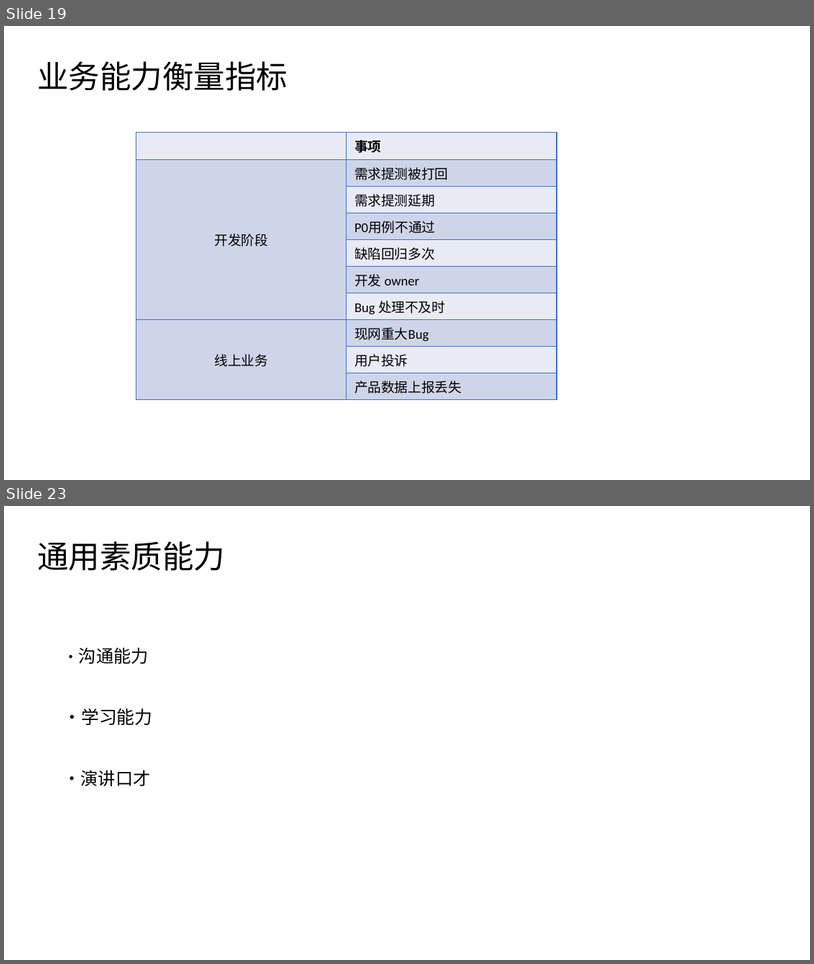
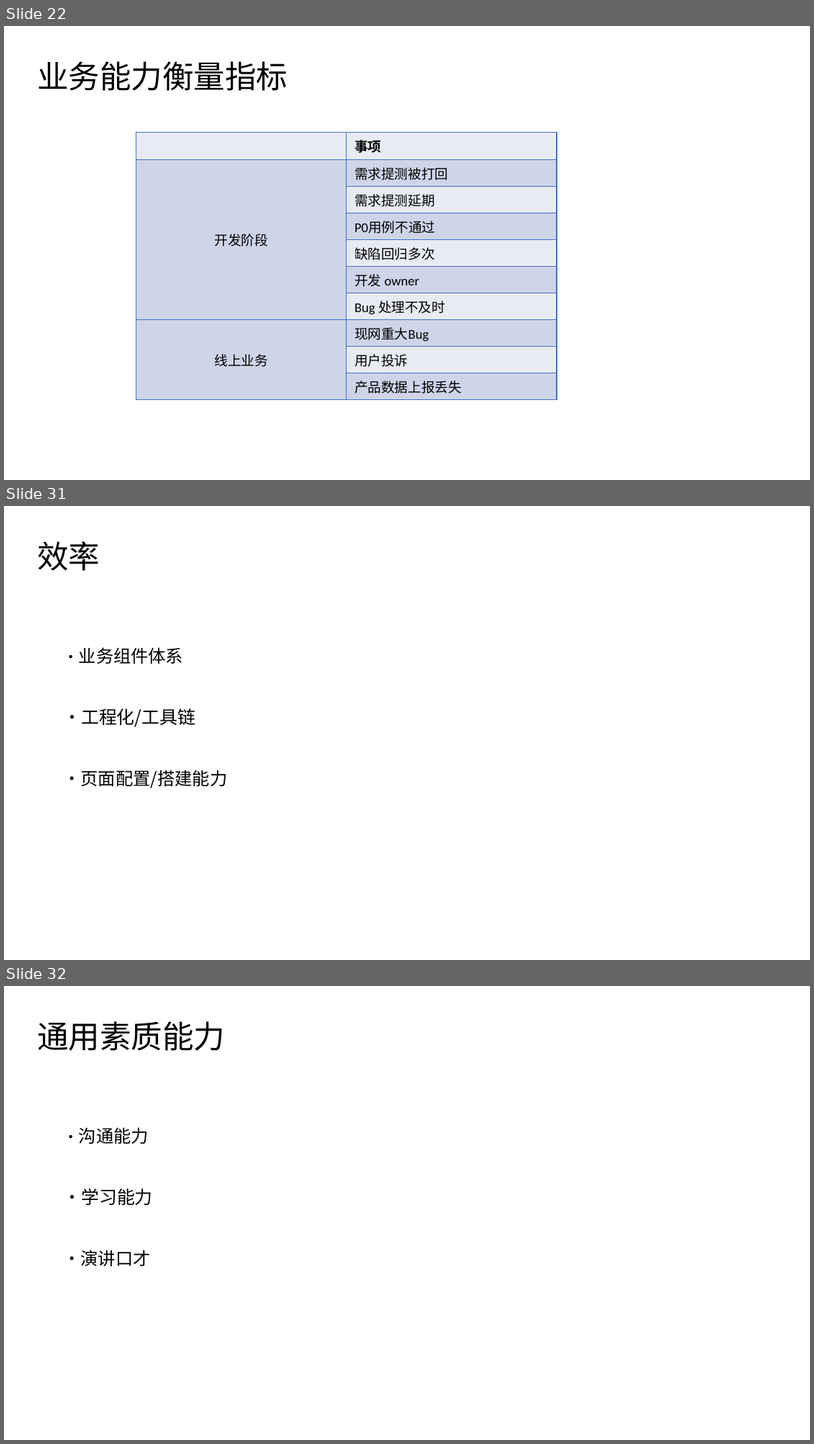
Before and after one commit to cpselvis/sharing, a slide deck: ppt/腾讯课堂Next公开课2019-3-7/《学习前端如何打造核心竞争力》 .pptx. Shown one above the other, each under a label of ours: slides 19 and 23 before the commit, slides 22, 31 and 32 after it; the slides between them are not shown. The pictures are 814x964 and 814x1444 pixels, drawn with LibreOffice and Linux fonts; fonts in the diff are those of the drawing; background and template pictures are left out. Boxes give left, top, right and bottom in pixels: in the first picture for what was removed or moved away, otherwise in the second. Text is boxed around its words. In the diff, an @@ line names an element or a change of style, - is before the commit and + after.

```diff
--- a/ppt/腾讯课堂Next公开课2019-3-7/《学习前端如何打造核心竞争力》 .pptx
+++ b/ppt/腾讯课堂Next公开课2019-3-7/《学习前端如何打造核心竞争力》 .pptx
@@ slide 31 added at bbox=[4, 506, 810, 960], background #FFFFFF @@
@@ text added at bbox=[37, 541, 100, 571], 28 pt, text #000000 @@
+效率
@@ text added at bbox=[79, 647, 183, 664], 15.6 pt, text #000000 @@
+·业务组件体系
@@ text added at bbox=[64, 708, 196, 727], 16 pt, text #000000 @@
+·工程化/工具链
@@ text added at bbox=[64, 770, 228, 788], 15.6 pt, text #000000 @@
+·页面配置/搭建能力
@@ what was slide 19 is now slide 22 @@
@@ what was slide 23 is now slide 32 @@
```
Also in this commit, not shown: 2 slides changed, 9 other slides added, 1 slide removed, 1 other file.
